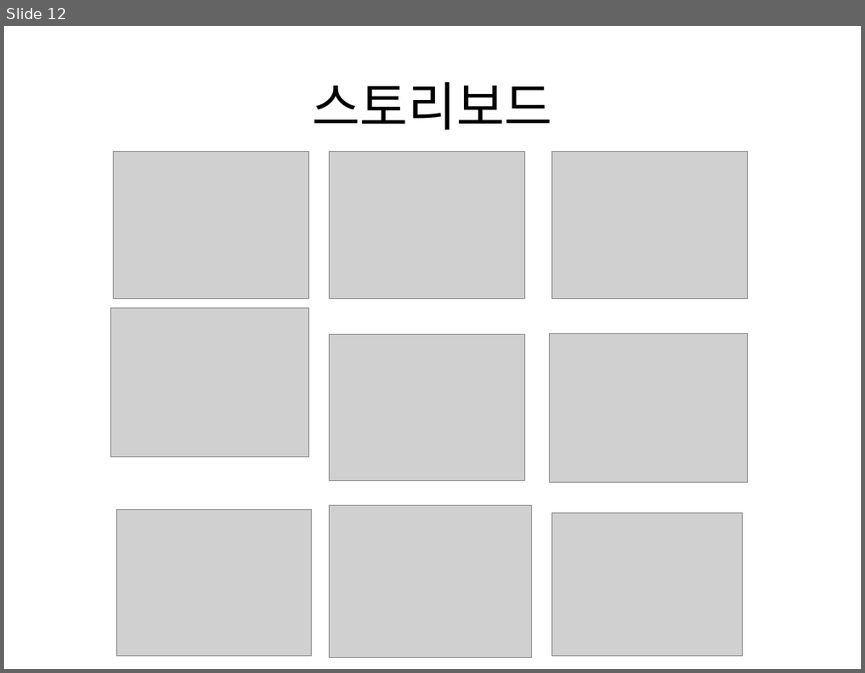
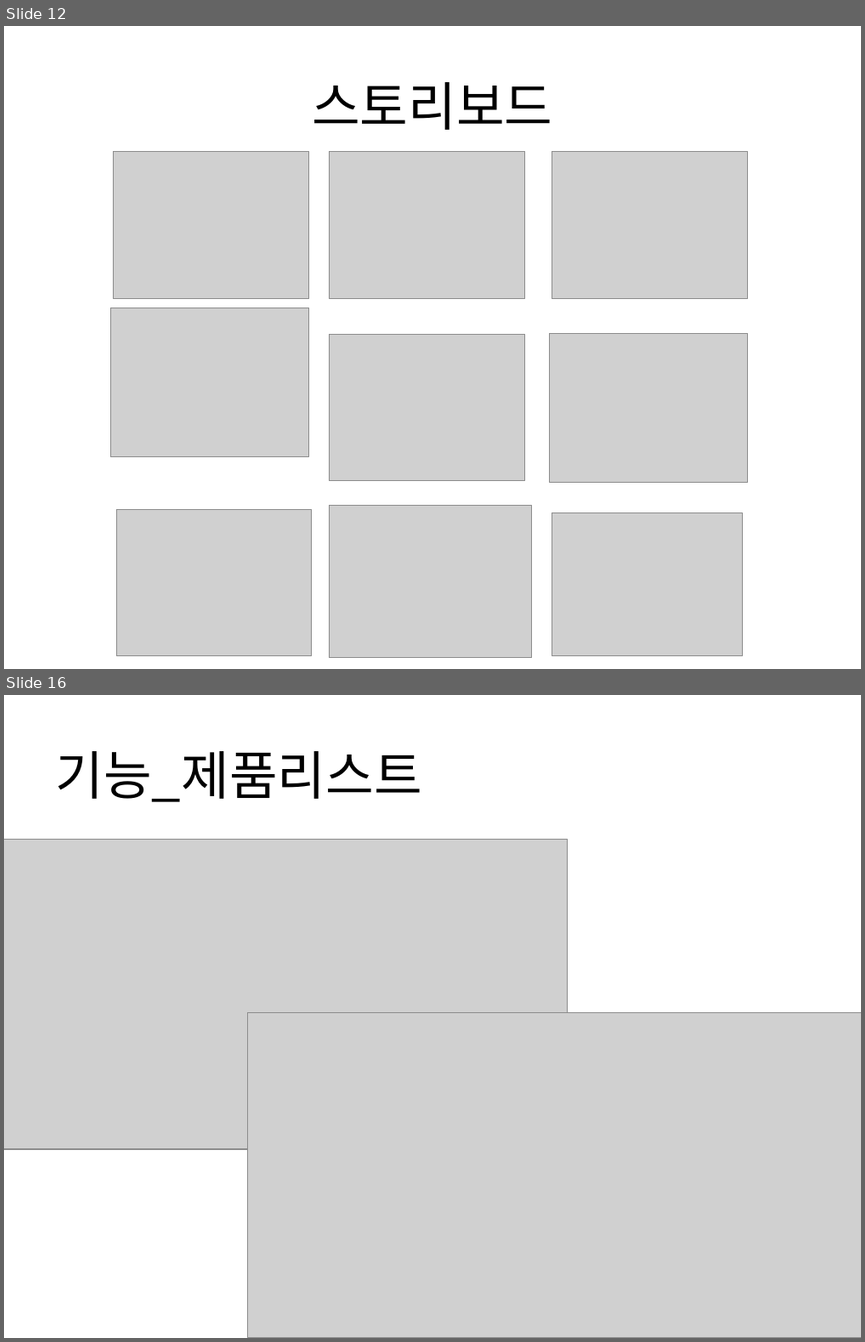
Before and after one commit to yeonjihyo/Leather, a slide deck: leather_last/JH Leather PPT.pptx. Shown one above the other, each under a label of ours: slide 12 before the commit, slides 12 and 16 after it; the slides between them are not shown. The pictures are 865x673 and 865x1342 pixels, drawn with LibreOffice and Linux fonts; fonts in the diff are those of the drawing; grey boxes stand for pictures. Boxes give left, top, right and bottom in pixels: in the first picture for what was removed or moved away, otherwise in the second. Text is boxed around its words. In the diff, an @@ line names an element or a change of style, - is before the commit and + after.

```diff
--- a/leather_last/JH Leather PPT.pptx
+++ b/leather_last/JH Leather PPT.pptx
@@ slide 16 added at (4,695,861,1338), background #FFFFFF @@
@@ title added at (55,751,421,802), 44 pt, text #000000 @@
+기능_제품리스트
@@ picture added at (4,839,568,1149) @@
@@ picture added at (248,1012,861,1338) @@
```
Also in this commit, not shown: 7 other slides added, 1 slide removed, 1 other file.
